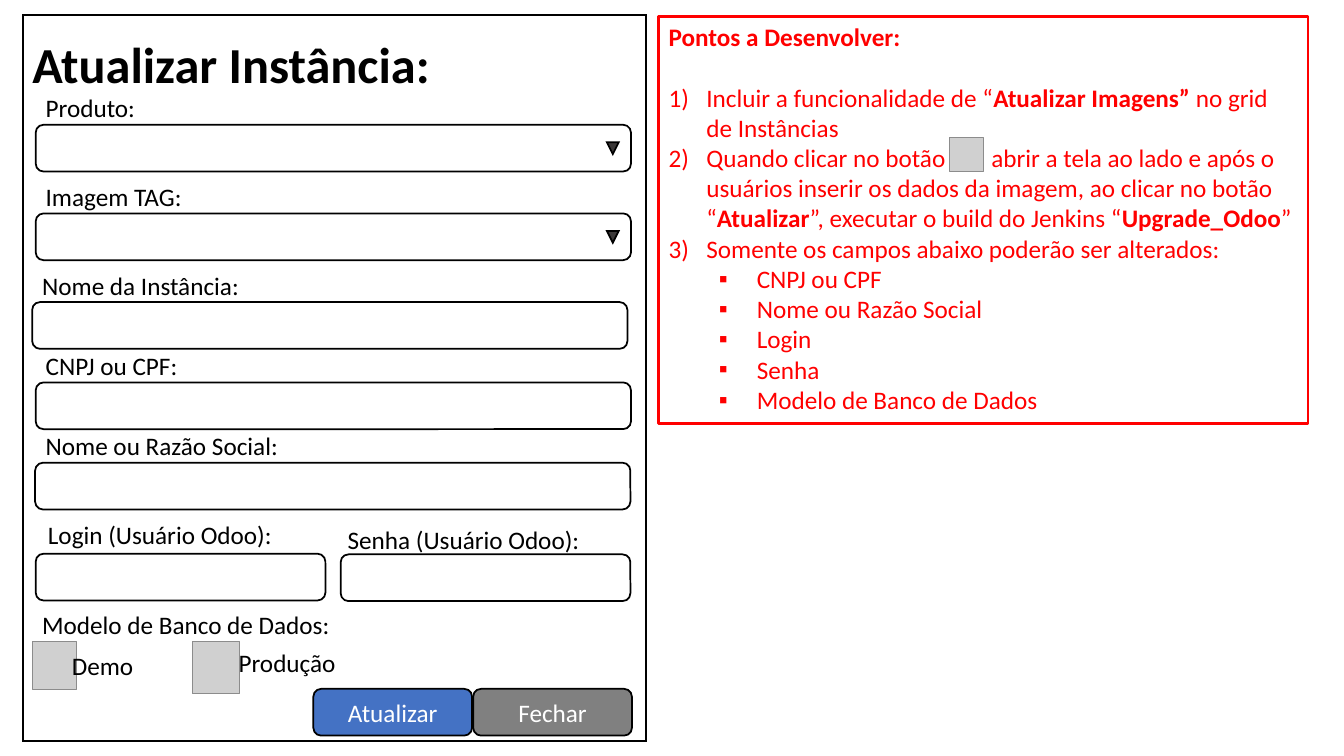
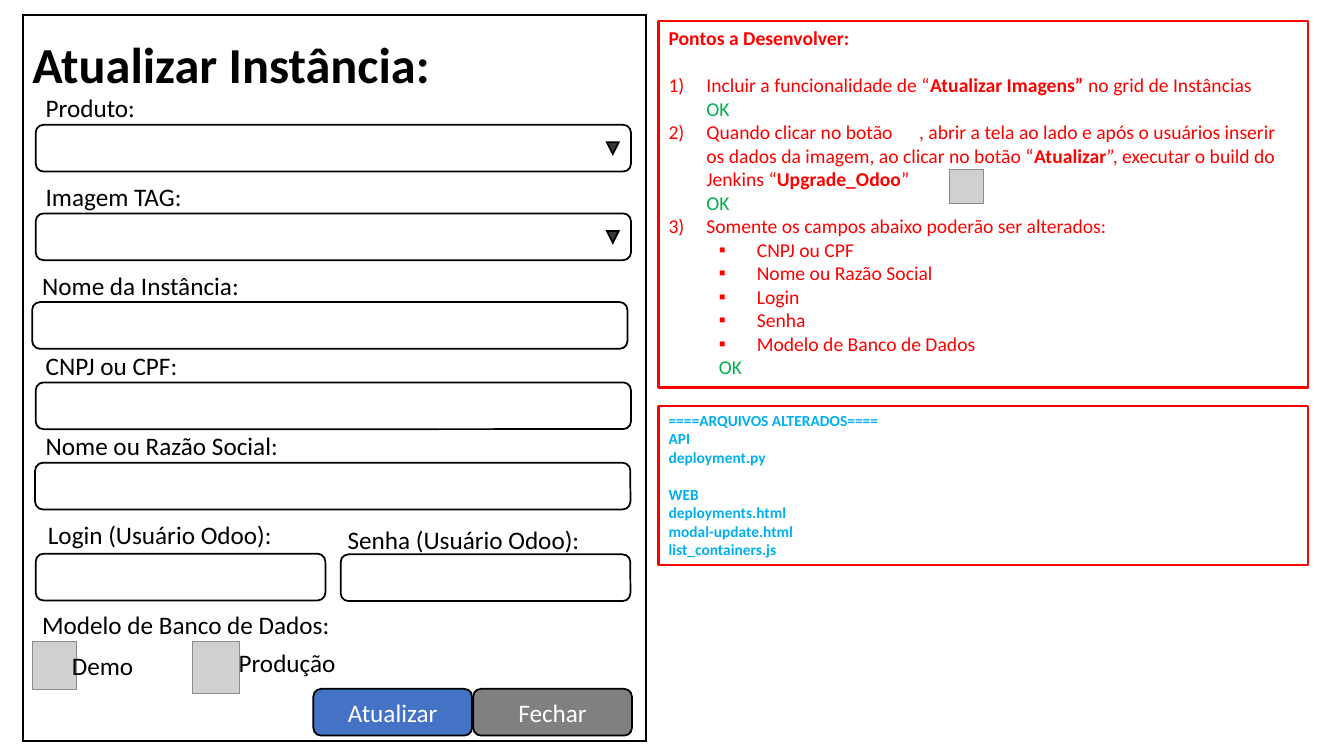
Before and after one commit to marbueno/Bradoo, a slide deck: slide 3 of documentos/Bradoo - Proptipo de Tela V3 - 20190625.pptx. Drawn at 1344x756 pixels with LibreOffice and Linux fonts; fonts in the diff are those of the drawing; grey boxes stand for pictures. Boxes give left, top, right and bottom in pixels: in the first picture for what was removed or moved away, otherwise in the second. Text is boxed around its words. In the diff, an @@ line names an element or a change of style, - is before the commit and + after.

```diff
--- a/documentos/Bradoo - Proptipo de Tela V3 - 20190625.pptx
+++ b/documentos/Bradoo - Proptipo de Tela V3 - 20190625.pptx
@@ rectangle "Pontos a Desenvolver:": place and size @@
-rectangle "Pontos a Desenvolver:" at <box>658,16,1308,423</box>
+rectangle "Pontos a Desenvolver:" at <box>658,21,1308,388</box>
@@ text in rectangle at <box>669,31,1106,351</box>: size 18 to 14 pt in "Pontos a Desenvolver:", "Somente os campos abaixo poderão ser alterados:", "CNPJ ou CPF", "Nome ou Razão Social" and 3 more places @@
@@ text in rectangle at <box>706,78,1275,210</box>: text changed; size 18 to 14 pt @@
-1) Incluir a funcionalidade de “Atualizar Imagens” no grid de Instâncias
-2) Quando clicar no botão , abrir a tela ao lado e após o usuários inserir os dados da imagem, ao clicar no botão “Atualizar”, executar o build do Jenkins “Upgrade_Odoo”
+1) Incluir a funcionalidade de “Atualizar Imagens” no grid de Instâncias
+   OK
+2) Quando clicar no botão , abrir a tela ao lado e após o usuários inserir os dados da imagem, ao clicar no botão “Atualizar”, executar o build do Jenkins “Upgrade_Odoo”
+   OK
@@ picture: place and size @@
-picture at <box>950,138,983,171</box>
+picture at <box>950,169,983,203</box>
@@ text in rectangle at <box>719,361,742,374</box>: paragraph added @@
+  OK
@@ rectangle added at <box>658,406,1308,566</box>, outline #FF0000 1.75 pt, 11 pt, text #00B0F0, bold @@
+====ARQUIVOS ALTERADOS====
+API
+deployment.py
+WEB
+deployments.html
+modal-update.html
+list_containers.js
```
Also in this commit, not shown: 5 other slides changed, 3 other files.
